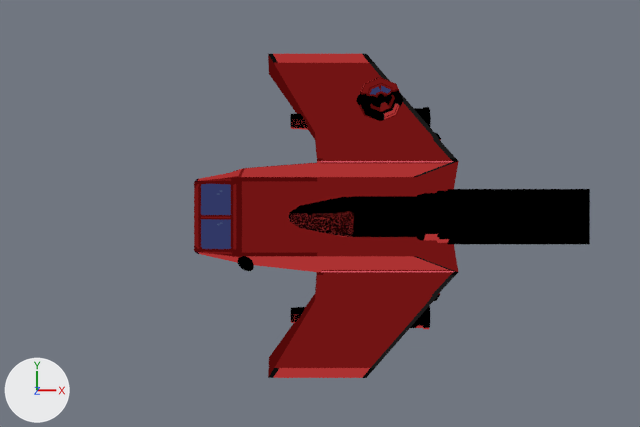
The Blender file models/reunited ship.blend: old version first, new version second.
Rendered twice from the file's camera 'Camera.001'. The axes (+X, +Y, +Z) are drawn at lower left. The lights are the same throughout. The first picture is the older version.

Names of what the first picture shows: 'Plane.001', 'Ship', 'drum dome' and 1 more.
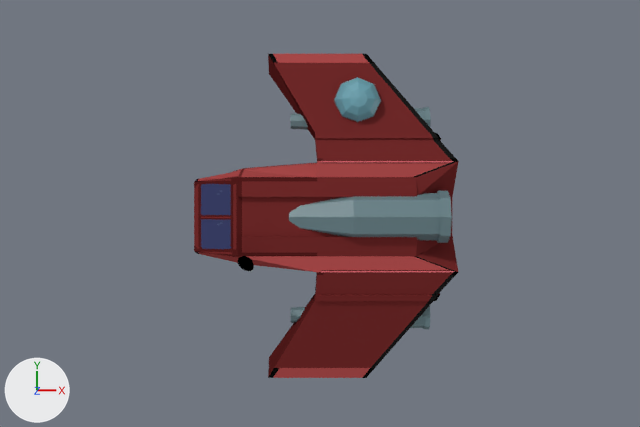
Scene script edits in JSON lines:
```json
{"block": "mat_material_001", "where": "n1 = _N.new('ShaderNodeTexImage'); n1.name = 'Image Texture'"}
{"block": "mat_material_001", "where": "n0 = _N.new('ShaderNodeOutputMaterial'); n0.name = 'Material Output'"}
{"op": "remove", "block": "mat_material_001", "code": "_L.new(n1.outputs[0], n0.inputs[0])  # 'Color' to 'Surface'"}
{"op": "add", "block": "mat_material_001", "code": "n2 = _N.new('ShaderNodeBsdfDiffuse'); n2.name = 'Diffuse BSDF.001'"}
{"op": "add", "block": "mat_material_001", "code": "n3 = _N.new('ShaderNodeHueSaturation'); n3.name = 'Hue/Saturation/Value'"}
{"op": "add", "block": "mat_material_001", "code": "n3.inputs[1].default_value = 0.9  # 'Saturation'"}
{"op": "add", "block": "mat_material_001", "code": "_L.new(n2.outputs[0], n0.inputs[0])  # 'BSDF' to 'Surface'"}
{"op": "add", "block": "mat_material_001", "code": "_L.new(n1.outputs[0], n3.inputs[4])  # 'Color' to 'Color'"}
{"op": "add", "block": "mat_material_001", "code": "_L.new(n3.outputs[0], n2.inputs[0])  # 'Color' to 'Color'"}
{"op": "add", "block": "mat_material", "code": ["mat_material = principled_material('Material')", "mat_material.base_color = (0.136, 0.352, 0.425)  # cyan #67a0ae"]}
{"op": "add", "block": "mat_thrusters", "code": ["mat_thrusters = principled_material('Thrusters')", "mat_thrusters.base_color = (0.13, 0.214, 0.238)  # greyish cyan #657f86"]}
{"block": "me_cube_001", "where": "# used by ob_ship; location = (-1.5, 0.0, 0.0)"}
{"op": "remove", "block": "me_cube_001", "code": "me_cube_001.from_pydata(...)  # 306 vertices, 292 faces; spans x -2.2..4.6, y -4.28..4.3, z -1.0..1.24"}
{"op": "add", "block": "me_cube_001", "code": "me_cube_001.from_pydata(...)  # 162 vertices, 166 faces; spans x -2.2..4.6, y -4.28..4.3, z -1.0..0.81"}
{"block": "me_cube_001", "change": "me_cube_001 part 1: the loose piece of 48 vertices spanning x 0.3..3.92, y -2.96..-2.24, z -0.54..0.18 is deleted"}
{"block": "me_cube_001", "change": "me_cube_001 part 2: the loose piece of 48 vertices spanning x 0.28..4.31, y -0.66..0.66, z -0.08..1.24 is deleted"}
{"block": "me_cube_001", "change": "me_cube_001 part 3: the loose piece of 48 vertices spanning x 0.3..3.92, y 2.14..2.86, z -0.54..0.18 is deleted"}
{"block": "me_cube_003", "where": "me_cube_003.from_pydata(...)  # 33 vertices, 32 faces; spans x -1.39..1.39, y -1.39..1.39, z -0.73..0.67"}
{"op": "remove", "block": "me_cube_003", "code": "me_cube_003.materials.append(mat_material_001)"}
{"op": "add", "block": "me_cube_003", "code": "me_cube_003.materials.append(mat_material)  # cyan #67a0ae"}
{"op": "add", "block": "me_cube_004", "code": ["me_cube_004 = bpy.data.meshes.new('Cube.004')", "me_cube_004.from_pydata(...)  # 144 vertices, 126 faces; spans x 0.28..4.31, y -2.96..2.86, z -0.54..1.24", "me_cube_004.materials.append(mat_thrusters)  # greyish cyan #657f86"]}
{"op": "add", "block": "ob_plane_001", "code": "ob_plane_001.hide_render = True"}
{"op": "set", "path": "ob_drum_dome.location", "old": "(1.117, 3.0, 0.4)", "new": "(0.541, 2.992, 0.408)"}
{"op": "add", "block": "ob_thrusters", "code": ["ob_thrusters = bpy.data.objects.new('Thrusters', me_cube_004)", "ob_thrusters.parent = ob_ship", "ob_thrusters.matrix_parent_inverse = Matrix(((1.0, 0.0, 0.0, 1.5), (0.0, 0.866, 0.5, 0.0), (0.0, -0.5, 0.866, 0.0), (0.0, 0.0, 0.0, 1.0)))", "ob_thrusters.location = (-1.5, 0.0, 0.0)", "ob_thrusters.rotation_euler = (0.524, 0.0, 0.0)  # degrees (30, 0, 0)"]}
```

Boxes [x1, y1, x2, y2] around the edits, measured in the pictures (640 x 427 px):
```json
{"object": "Ship", "change": "recoloured", "before": [194, 54, 459, 378], "after": [194, 54, 459, 378]}
{"object": "Plane.001", "change": "hidden", "before": [447, 189, 590, 244]}
{"object": "Thrusters", "change": "added", "after": [289, 107, 452, 329]}
{"object": "drum dome", "change": "recoloured, moved", "before": [356, 77, 403, 122], "after": [334, 77, 381, 122]}
{"part": 1, "of": "me_cube_001", "change": "deleted", "before": [290, 306, 430, 329]}
{"part": 2, "of": "me_cube_001", "change": "deleted", "before": [289, 191, 452, 243]}
{"part": 3, "of": "me_cube_001", "change": "deleted", "before": [290, 107, 431, 130]}
```
